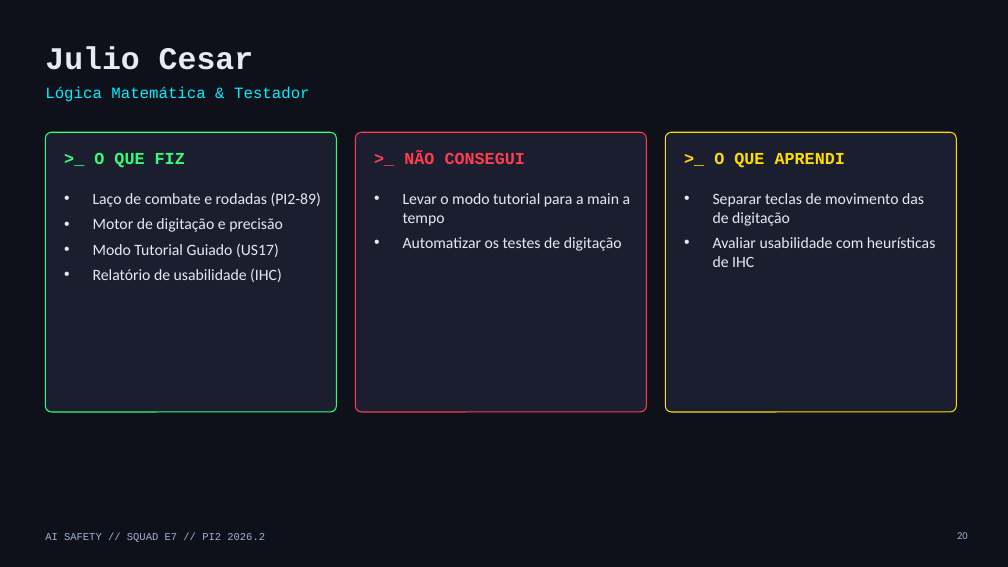
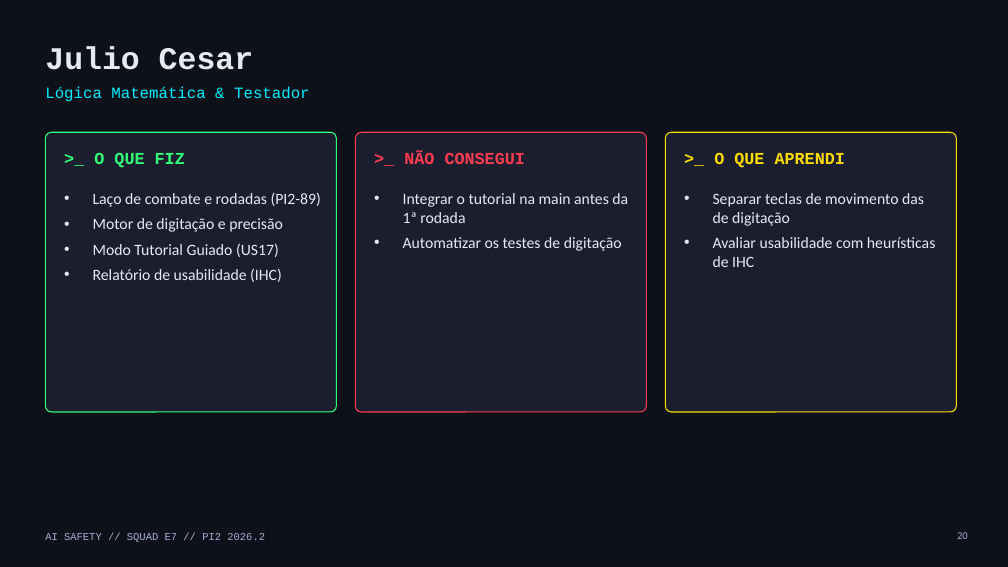
Before and after one commit to vdornelass/pi2-squad-e7, a slide deck: slide 20 of docs/apresentacao_final/apresentacao_final_squad_e7.pptx. Drawn at 1008x567 pixels with LibreOffice and Linux fonts; fonts in the diff are those of the drawing. Boxes give left, top, right and bottom in pixels: in the first picture for what was removed or moved away, otherwise in the second. Text is boxed around its words. In the diff, an @@ line names an element or a change of style, - is before the commit and + after.

```diff
--- a/docs/apresentacao_final/apresentacao_final_squad_e7.pptx
+++ b/docs/apresentacao_final/apresentacao_final_squad_e7.pptx
@@ text at bbox=[403, 193, 628, 223]: text changed @@
-• Levar o modo tutorial para a main a tempo
+• Integrar o tutorial na main antes da 1ª rodada
```
Also in this commit, not shown: 1 other slide changed, 5 other files.
